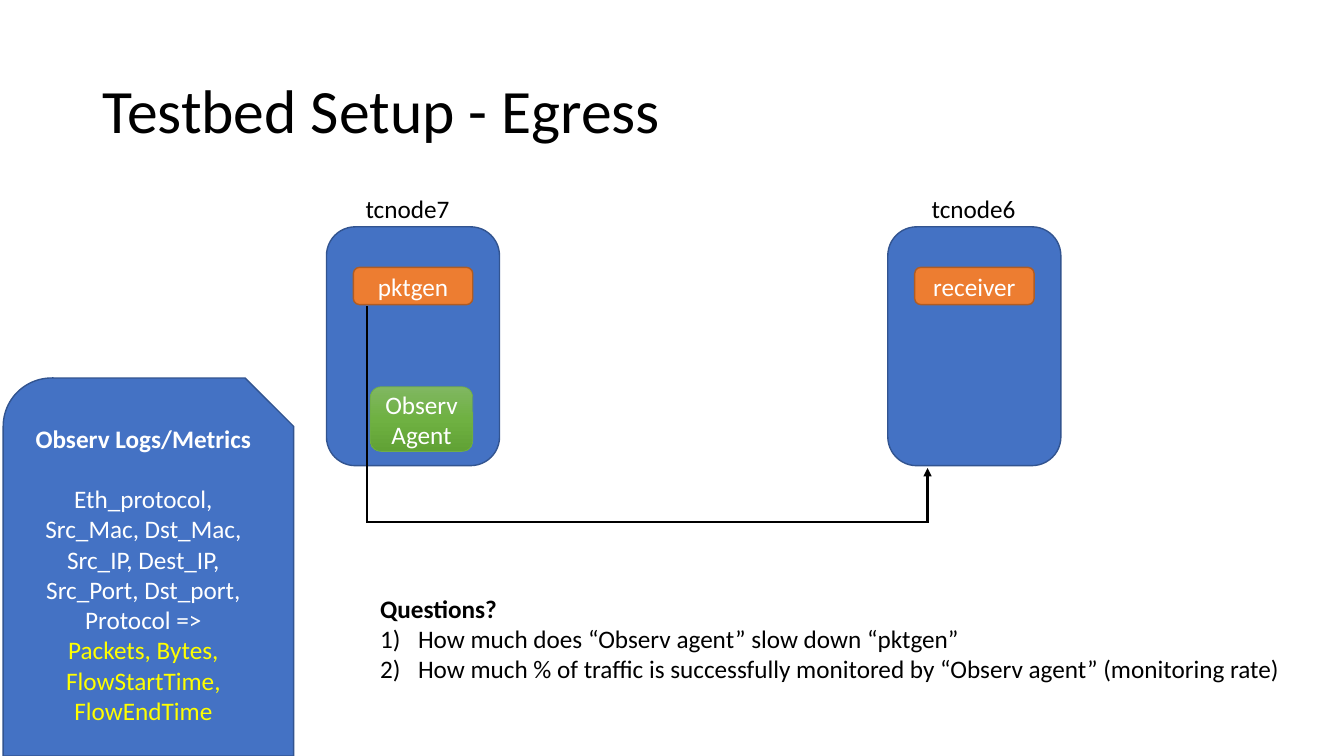
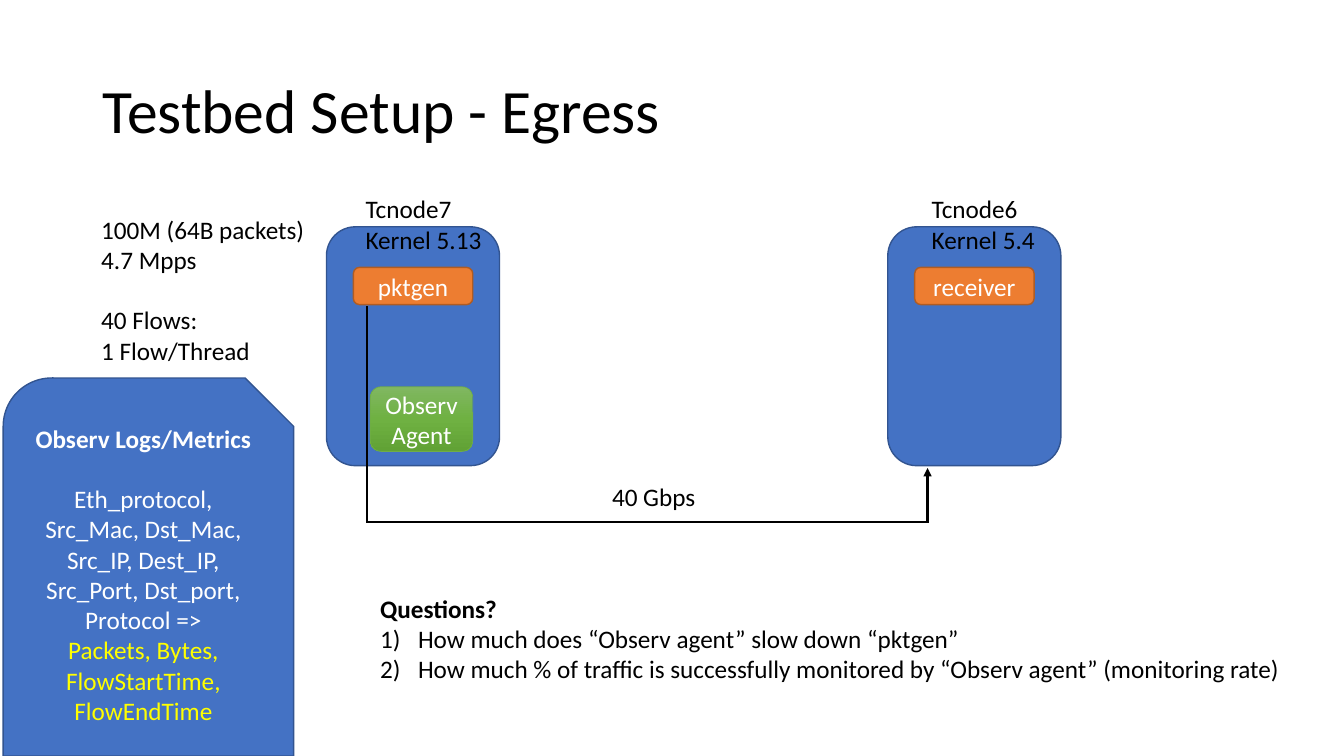
Before and after one commit to netobserv/netobserv-ebpf-agent, a slide deck: slide 4 of docs/measurements.pptx (slide 2 before the commit). Drawn at 1344x756 pixels with LibreOffice and Linux fonts; fonts in the diff are those of the drawing. Boxes give left, top, right and bottom in pixels: in the first picture for what was removed or moved away, otherwise in the second. Text is boxed around its words. In the diff, an @@ line names an element or a change of style, - is before the commit and + after.

```diff
--- a/docs/measurements.pptx
+++ b/docs/measurements.pptx
@@ text at bbox=[366, 200, 482, 249]: text changed @@
-tcnode7
+Tcnode7
+Kernel 5.13
@@ text at bbox=[932, 200, 1035, 249]: text changed @@
-tcnode6
+Tcnode6
+Kernel 5.4
@@ text added at bbox=[101, 220, 304, 361], 18 pt, text #000000 @@
+100M (64B packets)
+4.7 Mpps
+40 Flows:
+1 Flow/Thread
@@ text added at bbox=[612, 488, 695, 510], 18 pt, text #000000 @@
+40 Gbps
```
Also in this commit, not shown: 4 other slides changed.
